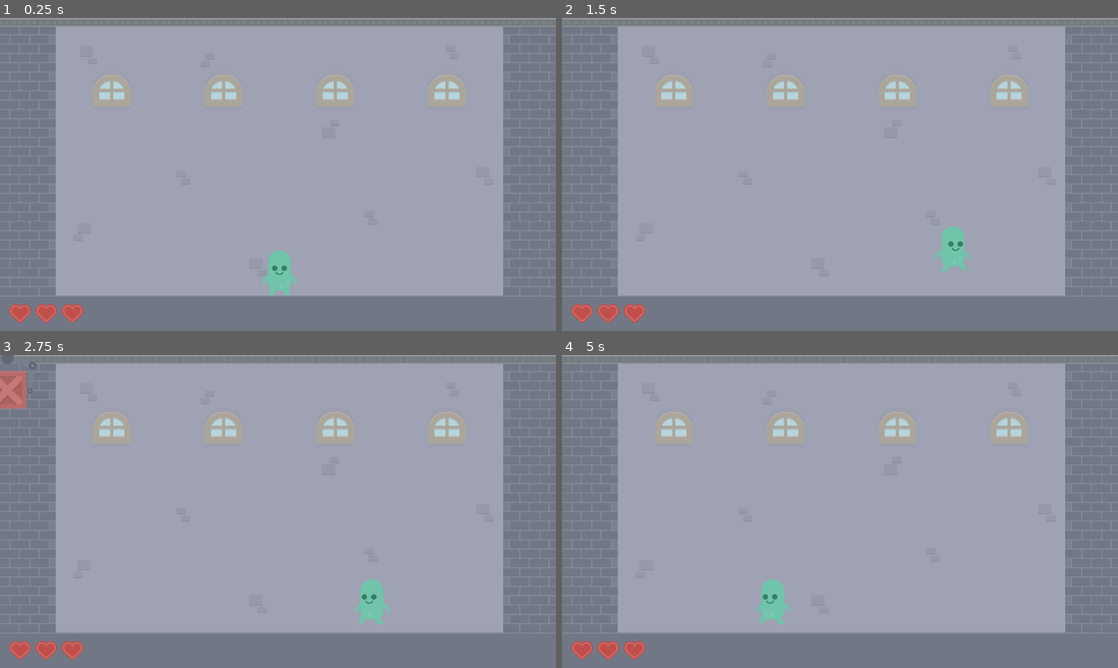
Above: before the commit, frames 1-4 (two rows, left to right).
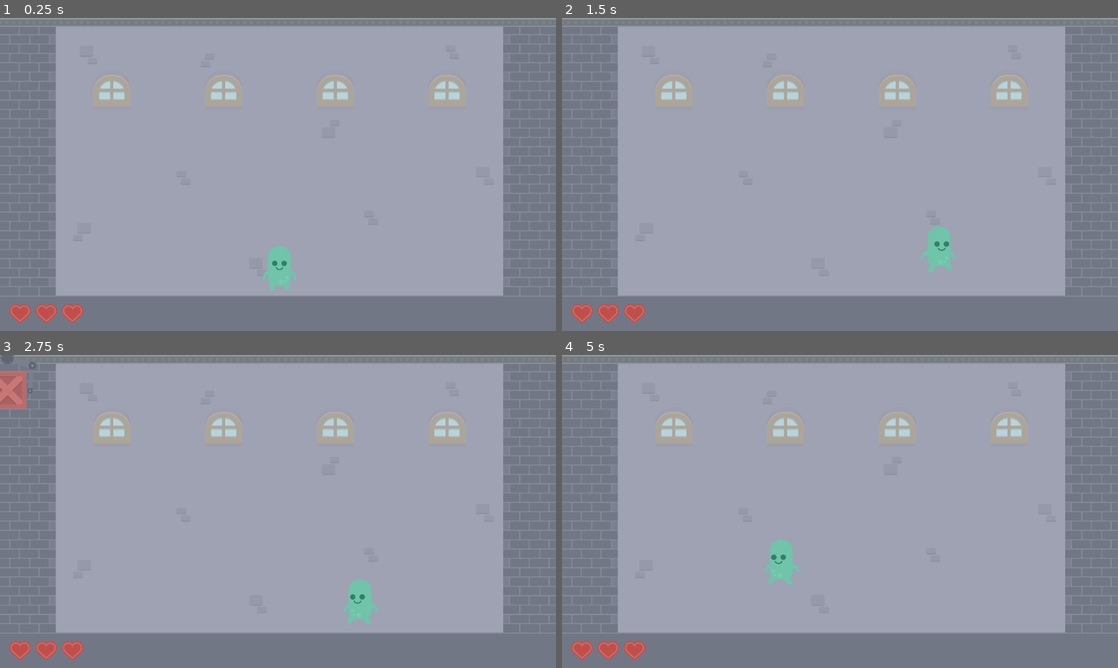
Above: after the commit, the same moments.

Repository: staskozin/stack-attack
Game: Godot game, scene res://scenes/main.tscn
The game is run twice, just before and just after one commit, with the same random seed, the same clock (stepped at 60 frames per second) and the same inputs.
Inputs:
- Up to frame 1 (0.25 s): no input
- Up to frame 2 (1.5 s): hold D (input_right) from 0.53 s (still down); tap W (input_up) at 0.6, 0.77, 1.07, 1.35 s
- Up to frame 3 (2.75 s): tap W (input_up) at 1.52, 1.82, 2.1 s; release D (input_right) at 2.03 s; hold A (input_left) from 2.03 s (still down)
- Up to frame 4 (5 s): release A (input_left) at 2.78 s; hold D (input_right) 2.78-4.28 s; tap W (input_up) at 2.85, 3.02, 3.32, 3.6, 3.77, 4.07, 4.35, 4.52, 4.82 s; tap R (restart) at 4.15 s; hold A (input_left) from 4.28 s (still down)

The runs differ from the first frame. In frame 1, 0.2% of the frame differs, in the area x 47-54%, y 72-89%; in frame 2, 0.7%; in frame 3, 0.6%; in frame 4, 1.1%, in the area x 34-43%, y 59-86%.

Commit message:
Добавил звуки шагов и прыжка

Diff:
--- a/scenes/main.tscn
+++ b/scenes/main.tscn
@@ -59,7 +59,7 @@
 
 [node name="Player" parent="." instance=ExtResource("3_vn846")]
 unique_name_in_owner = true
-position = Vector2(960, 871)
+position = Vector2(960, 760)
 
 [node name="Spawner" type="Timer" parent="."]
 wait_time = 2.0
--- a/scenes/player.tscn
+++ b/scenes/player.tscn
@@ -8,6 +8,11 @@
 [ext_resource type="Texture2D" uid="uid://bubi82droxmge" path="res://assets/sprites/player/star.png" id="6_0ukwe"]
 [ext_resource type="Texture2D" uid="uid://cj5kylo3q7581" path="res://assets/sprites/player/blood.png" id="7_p7wmb"]
 [ext_resource type="Texture2D" uid="uid://bkrp6askji6r6" path="res://assets/sprites/player/eye.svg" id="8_ufx2b"]
+[ext_resource type="PackedScene" uid="uid://cw1bwa1oksje1" path="res://scenes/sound_queue.tscn" id="9_66stx"]
+[ext_resource type="AudioStream" uid="uid://b8ah53npy6ij5" path="res://assets/sounds/footsteps/footstep_1.ogg" id="10_sfdij"]
+[ext_resource type="AudioStream" uid="uid://coiwgphqsk3g4" path="res://assets/sounds/footsteps/footstep_2.ogg" id="11_p268t"]
+[ext_resource type="AudioStream" uid="uid://blyybtvpfrip5" path="res://assets/sounds/footsteps/footstep_3.ogg" id="12_mx1s5"]
+[ext_resource type="AudioStream" uid="uid://dk3h7we3sx3ac" path="res://assets/sounds/jumps/jump.ogg" id="13_hsccf"]
 
 [sub_resource type="SpriteFrames" id="SpriteFrames_beetg"]
 animations = [{
@@ -81,10 +86,28 @@
 "rotate": SubResource("Animation_1xb5i")
 }
 
+[sub_resource type="AudioStreamRandomizer" id="AudioStreamRandomizer_syqyw"]
+random_pitch = 1.1
+random_volume_offset_db = 1.0
+streams_count = 3
+stream_0/stream = ExtResource("10_sfdij")
+stream_0/weight = 1.0
+stream_1/stream = ExtResource("11_p268t")
+stream_1/weight = 1.0
+stream_2/stream = ExtResource("12_mx1s5")
+stream_2/weight = 1.0
+
+[sub_resource type="AudioStreamRandomizer" id="AudioStreamRandomizer_pdapj"]
+random_pitch = 1.1
+random_volume_offset_db = 1.0
+streams_count = 1
+stream_0/stream = ExtResource("13_hsccf")
+stream_0/weight = 1.0
+
 [node name="Player" type="CharacterBody2D"]
 collision_layer = 2
 script = ExtResource("4_maqla")
-speed = 400.0
+speed = 350.0
 jump_height = 128.0
 jump_time_to_peak = 0.35
 jump_time_to_descent = 0.3
@@ -100,13 +123,12 @@
 
 [node name="LeftEye" type="Sprite2D" parent="Eyes"]
 position = Vector2(-33, 1.12501)
-rotation = 6.28319
 texture = ExtResource("8_ufx2b")
 offset = Vector2(-1.90735e-06, -1.125)
 
 [node name="RightEye" type="Sprite2D" parent="Eyes"]
 position = Vector2(0, 0.999999)
-rotation = -3.92699
+rotation = 2.35619
 texture = ExtResource("8_ufx2b")
 offset = Vector2(0, -1)
 flip_h = true
@@ -169,3 +191,21 @@
 libraries = {
 "": SubResource("AnimationLibrary_netme")
 }
+
+[node name="Footsteps" parent="." instance=ExtResource("9_66stx")]
+unique_name_in_owner = true
+count = 2
+delay = 0.45
+
+[node name="AudioPlayer" type="AudioStreamPlayer" parent="Footsteps"]
+stream = SubResource("AudioStreamRandomizer_syqyw")
+volume_db = -2.0
+
+[node name="Jump" parent="." instance=ExtResource("9_66stx")]
+unique_name_in_owner = true
+count = 3
+delay = 0.0
+
+[node name="AudioPlayer" type="AudioStreamPlayer" parent="Jump"]
+stream = SubResource("AudioStreamRandomizer_pdapj")
+volume_db = -5.0
--- /dev/null
+++ b/scenes/sound_queue.tscn
@@ -0,0 +1,7 @@
+[gd_scene load_steps=2 format=3 uid="uid://cw1bwa1oksje1"]
+
+[ext_resource type="Script" path="res://scripts/sound_queue.gd" id="1_g2v4v"]
+
+[node name="SoundQueue" type="Node"]
+script = ExtResource("1_g2v4v")
+delay = 0.3
--- a/scripts/player.gd
+++ b/scripts/player.gd
@@ -20,7 +20,7 @@
 var _jump_buffer: float = 0.0
 var _coyote_time: float = 0.0
 var _stunned: float = 0.0
-var _on_floor: bool = false
+var _on_floor: bool = true
 
 @onready var jump_velocity: float = ((2.0 * jump_height) / jump_time_to_peak) * -1.0
 @onready var jump_gravity: float = ((-2.0 * jump_height) / (jump_time_to_peak * jump_time_to_peak)) * -1.0
@@ -42,6 +42,8 @@
 			jump()
 			_jump_buffer = 0.0
 		_coyote_time = 0.0
+		if not _on_floor:
+			%Footsteps.play()
 		_on_floor = true
 	else:
 		if _on_floor:
@@ -74,6 +76,7 @@
 func jump() -> void:
 	destroy_timer = jump_time_to_peak
 	velocity.y = jump_velocity
+	%Jump.play()
 
 
 func hit() -> void:
@@ -117,11 +120,15 @@
 	if Input.is_action_pressed("input_left"):
 		%Sprite.play("walk")
 		%Sprite.flip_h = true
+		if _on_floor:
+			%Footsteps.play()
 		horizontal -= 1.0
 		moving_left = true
 	elif Input.is_action_pressed("input_right"):
 		%Sprite.play("walk")
 		%Sprite.flip_h = false
+		if _on_floor:
+			%Footsteps.play()
 		horizontal += 1.0
 		moving_right = true
 	else:
--- /dev/null
+++ b/scripts/sound_queue.gd
@@ -0,0 +1,44 @@
+@tool
+extends Node
+
+
+@export var count: int = 1
+@export var delay: float = 0.0
+
+var next: int = 0
+var audio_stream_players: Array[AudioStreamPlayer] = []
+var _delay: float = 0.0
+
+
+func _ready() -> void:
+	if get_child_count() == 0:
+		return
+	var child: AudioStreamPlayer = get_child(0)
+	if child is AudioStreamPlayer:
+		audio_stream_players.append(child)
+		for i in range(count):
+			var d: AudioStreamPlayer = child.duplicate()
+			add_child(d)
+			audio_stream_players.append(d)
+
+
+func _get_configuration_warnings() -> PackedStringArray:
+	var warnings: Array[String] = []
+	if get_child_count() == 0:
+		warnings.append("No AudioStreamPlayer child found")
+	if not get_child(0) is AudioStreamPlayer:
+		warnings.append("Expected first child to be AudioStreamPlayer")
+	return warnings
+
+
+func _physics_process(delta: float) -> void:
+	if _delay > 0:
+		_delay -= delta
+
+
+func play() -> void:
+	if !audio_stream_players[next].playing and _delay <= 0:
+		audio_stream_players[next].play()
+		next += 1
+		next %= len(audio_stream_players)
+		_delay = delay
Not shown, added: assets/sounds/footsteps/footstep_1.ogg.import
Not shown, added: assets/sounds/footsteps/footstep_2.ogg.import
Not shown, added: assets/sounds/footsteps/footstep_3.ogg.import
Not shown, added: assets/sounds/jumps/jump.ogg.import
Not shown: 1 places in scenes/player.tscn that only renumber resources
Not shown, added: assets/sounds/footsteps/footstep_1.ogg
Not shown, added: assets/sounds/footsteps/footstep_2.ogg
Not shown, added: assets/sounds/footsteps/footstep_3.ogg
Not shown, added: assets/sounds/jumps/jump.ogg
